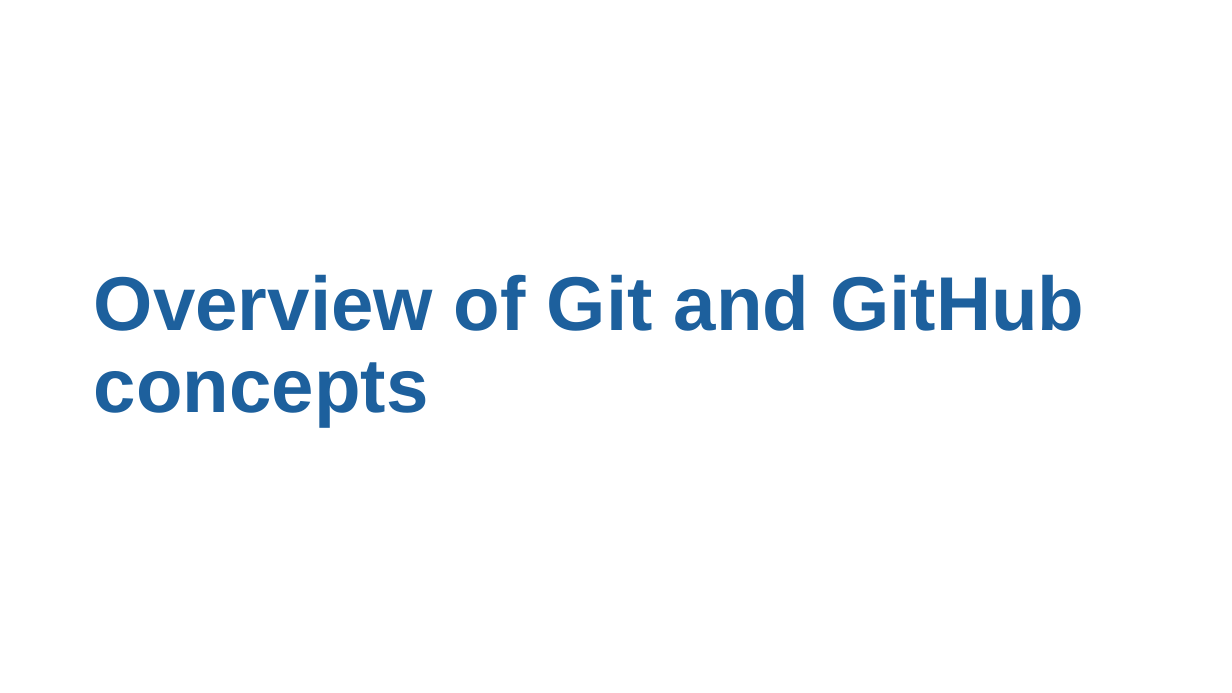
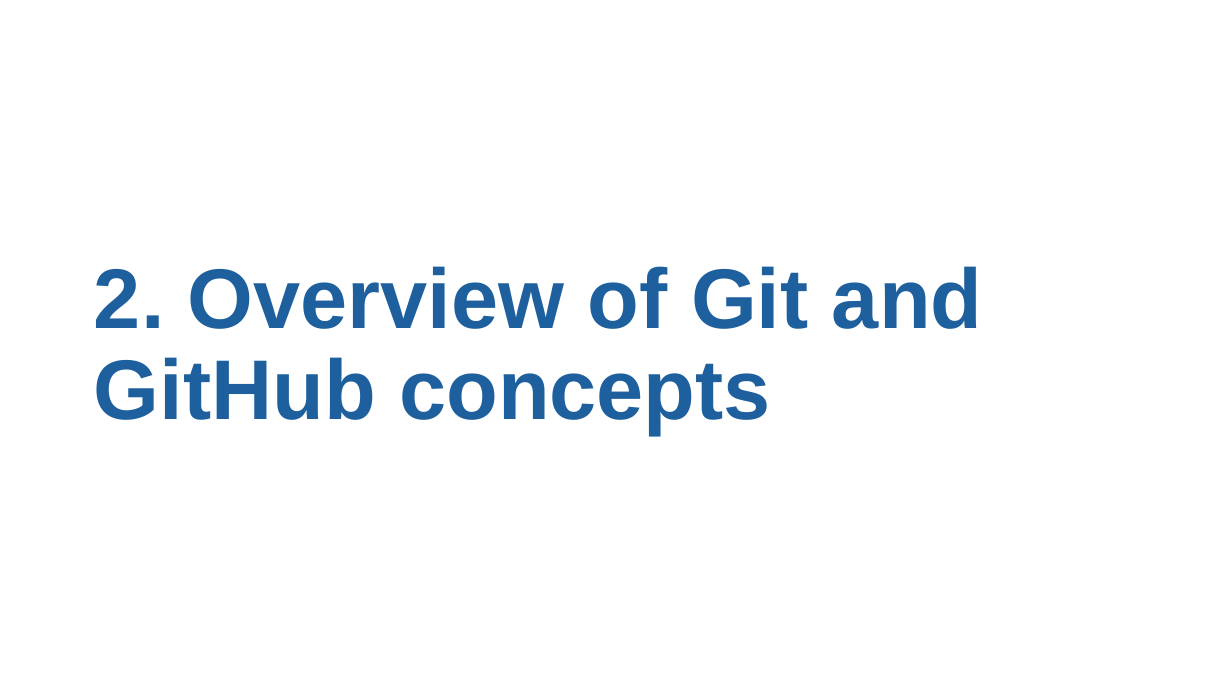
Before and after one commit to moj-analytical-services/intro_to_github_training, a slide deck: slide 1 of GitGitHub slides.pptx. Drawn at 1232x693 pixels with LibreOffice and Linux fonts; fonts in the diff are those of the drawing. Boxes give left, top, right and bottom in pixels: in the first picture for what was removed or moved away, otherwise in the second. Text is boxed around its words. In the diff, an @@ line names an element or a change of style, - is before the commit and + after.

```diff
--- a/GitGitHub slides.pptx
+++ b/GitGitHub slides.pptx
@@ title at (x1=94, y1=266, x2=982, y2=435): text changed; size 59.4 to 66 pt @@
-Overview of Git and GitHub concepts
+2. Overview of Git and GitHub concepts
```
Also in this commit, not shown: 1 other slide changed, 8 slides added.
